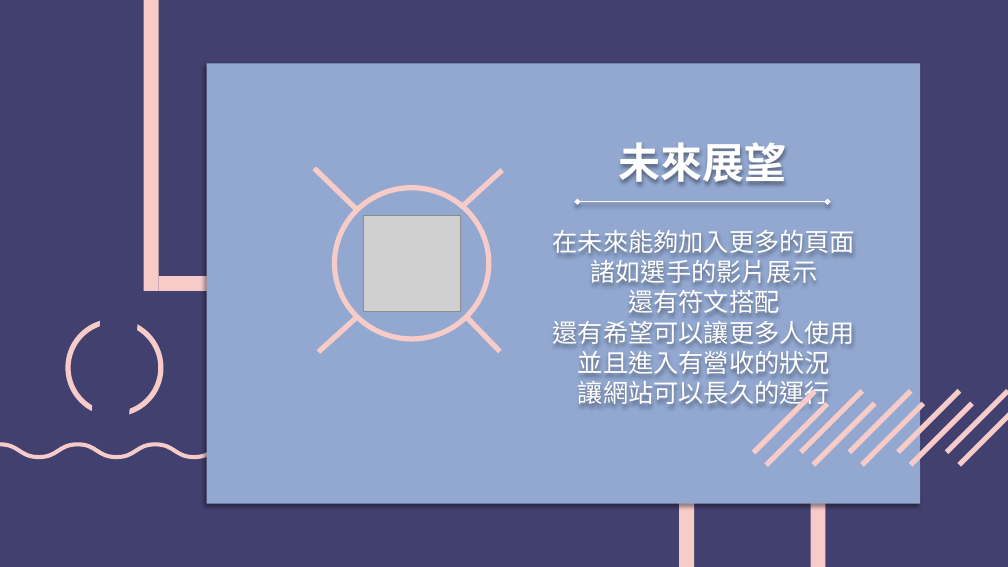
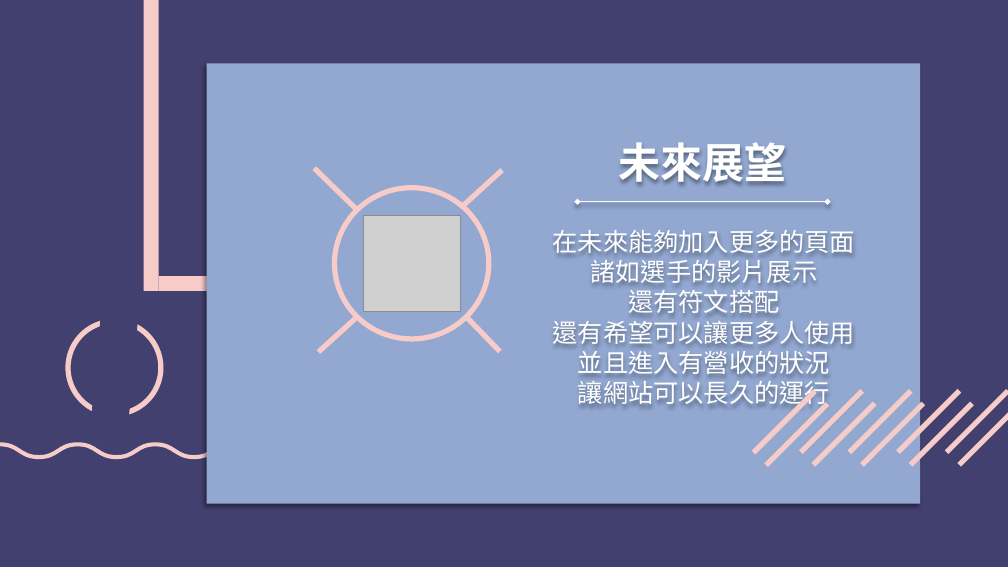
Before and after one commit to leonasdev/WebMidProject, a slide deck: slide 26 of 期末報告企畫書.pptx. Drawn at 1008x567 pixels with LibreOffice and Linux fonts; fonts in the diff are those of the drawing; grey boxes stand for pictures. Boxes give left, top, right and bottom in pixels: in the first picture for what was removed or moved away, otherwise in the second. Text is boxed around its words. In the diff, an @@ line names an element or a change of style, - is before the commit and + after.

```diff
--- a/期末報告企畫書.pptx
+++ b/期末報告企畫書.pptx
@@ rectangle removed at box(679, 271, 694, 567) @@
@@ rectangle removed at box(811, 271, 826, 567) @@
```
Also in this commit, not shown: 9 other slides changed.
